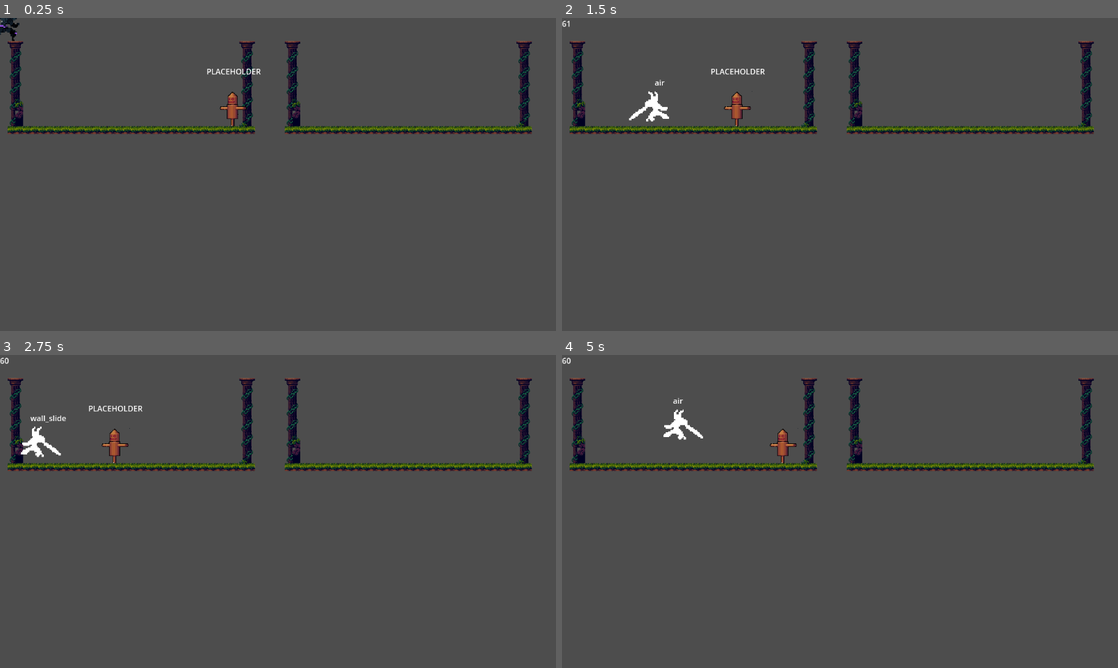
Above: before the commit, frames 1-4 (two rows, left to right).
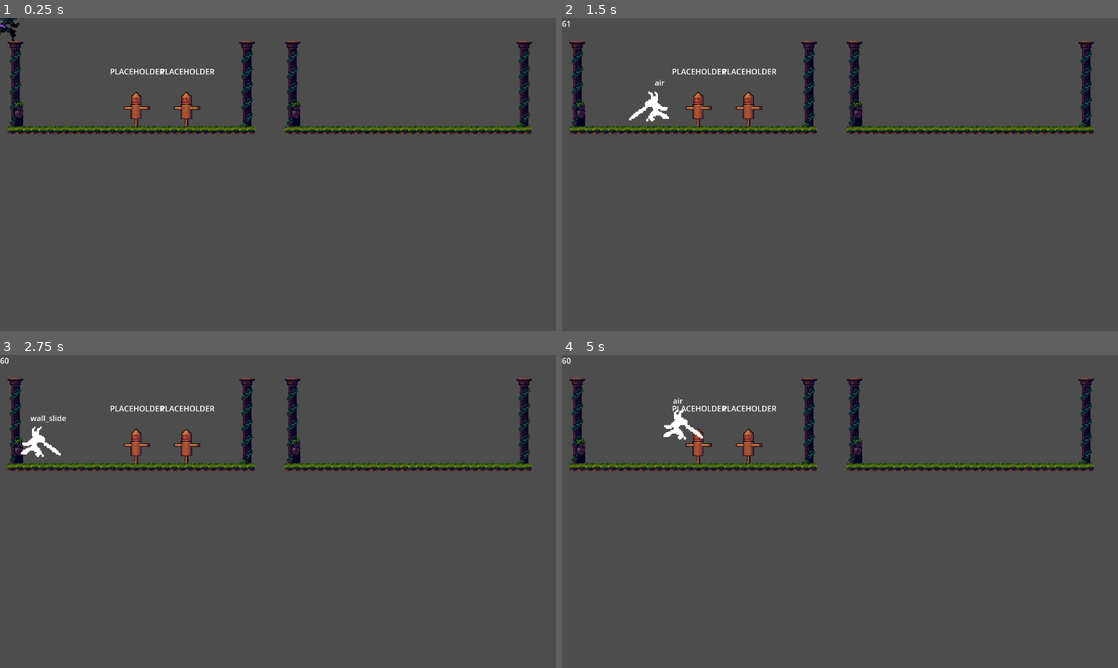
Above: after the commit, the same moments.

Repository: pablopenna/godot_learning
Game: Godot game, scene res://projects/state_machine/scenes/main.tscn
Two runs of this game, one before a commit and one after it. Both use one fixed random seed, a clock stepped at 60 frames per second and the inputs below. This scene is started directly instead of the project's main scene. The engine's default icon, where the game draws it, is replaced by a stand-in: a white triangle on a blue panel in a dark square.
Inputs:
- Up to frame 1 (0.25 s): no input
- Up to frame 2 (1.5 s): tap Enter (ui_accept) at 0.5 s; hold D (move_right) from 0.53 s (still down); tap J (attack) at 0.6, 1.35 s; tap Space (jump) at 0.77 s
- Up to frame 3 (2.75 s): tap Space (jump) at 1.52 s; release D (move_right) at 2.03 s; hold A (move_left) from 2.03 s (still down); hold Shift (dash) from 2.03 s (still down); tap J (attack) at 2.3 s
- Up to frame 4 (5 s): release A (move_left) at 2.78 s; release Shift (dash) at 2.78 s; hold D (move_right) 2.78-4.28 s; tap Ctrl (summon) at 2.85 s; tap Space (jump) at 3.02, 3.77, 4.52 s; tap J (attack) at 3.05, 3.6, 4.35 s; hold A (move_left) from 4.28 s (still down)

The runs differ from the first frame. In frame 1, 0.9% of the frame differs, in the area x 19-47%, y 16-35%; in frame 2, 0.8%; in frame 3, 0.8%; in frame 4, 0.8%.

Commit message:
Detect collision with environment in blink attack so it does not cross walls

Diff:
--- a/common/utils/physics_layers_names_utils.gd
+++ b/common/utils/physics_layers_names_utils.gd
@@ -23,7 +23,7 @@
 		if layer:
 			_layers_dict[layer] = pow(2, i)
 
-func get_collision_layer_from_name(name: StringName):
+func get_collision_layer_from_name(name: StringName) -> int:
 	if not _layers_dict.has(name):
 		push_error("Collision layer named %s does not exist" % name)
 	return _layers_dict[name]
--- /dev/null
+++ b/common/utils/raycast_utils.gd
@@ -0,0 +1,24 @@
+extends Node2D # I need a CanvasItem/Node2D to get the World2D instance so I will use it as auto-load to have a Node2D guaranteed in the tree
+
+func _query_raycast(world2D: World2D, initial_position: Vector2, target_position: Vector2, collision_mask: int, colliders_to_omit: Array, collide_with_areas: bool, collide_with_bodies: bool ) -> Dictionary:
+	var space = world2D.direct_space_state
+	var query: PhysicsRayQueryParameters2D = PhysicsRayQueryParameters2D.create(initial_position, target_position, collision_mask, colliders_to_omit)
+	query.set_collide_with_areas(collide_with_areas)
+	query.set_collide_with_bodies(collide_with_bodies)
+
+	return space.intersect_ray(query)
+
+func raycast(initial_position: Vector2, target_position: Vector2, collision_mask: int, colliders_to_omit = []) -> Dictionary:
+	return _query_raycast(_get_world(), initial_position, target_position, collision_mask, colliders_to_omit, true, true)
+
+func raycast_for_areas_only(initial_position: Vector2, target_position: Vector2, collision_mask: int, colliders_to_omit = []) -> Dictionary:
+	return _query_raycast(_get_world(), initial_position, target_position, collision_mask, colliders_to_omit, true, false)
+
+func raycast_for_bodies_only(initial_position: Vector2, target_position: Vector2, collision_mask: int, colliders_to_omit = []) -> Dictionary:
+	return _query_raycast(_get_world(), initial_position, target_position, collision_mask, colliders_to_omit, false, true)
+
+func does_result_contain_collider(raycast_result: Dictionary) -> bool:
+	return raycast_result != null and raycast_result.has('collider')
+
+func _get_world() -> World2D:
+	return self.get_world_2d() # Need to extend CanvasItem to be able to call this method
--- a/project.godot
+++ b/project.godot
@@ -20,6 +20,7 @@
 
 FpsCounter="*res://common/scenes/fps_counter/fps_counter.tscn"
 PhysicsLayersNamesUtils="*res://common/utils/physics_layers_names_utils.gd"
+RaycastUtils="*res://common/utils/raycast_utils.gd"
 
 [display]
 
--- a/projects/state_machine/scenes/main.tscn
+++ b/projects/state_machine/scenes/main.tscn
@@ -20,7 +20,12 @@
 [node name="Player" parent="." instance=ExtResource("3_yehho")]
 
 [node name="Dummy" parent="." instance=ExtResource("4_nxh17")]
-position = Vector2(458, 187)
+position = Vector2(387, 187)
+speed = 0
+
+[node name="Dummy2" parent="." instance=ExtResource("4_nxh17")]
+position = Vector2(283, 187)
+speed = 0
 
 [node name="NonHitboxArea2D" type="Area2D" parent="."]
 position = Vector2(907, 173)
--- a/projects/state_machine/scenes/player.tscn
+++ b/projects/state_machine/scenes/player.tscn
@@ -175,6 +175,8 @@
 
 [node name="blink_attack" type="Node" parent="StateManager"]
 script = ExtResource("15_7ck2g")
+attack_reach = 1000.0
+base_teleportation_after_attack_offset = Vector2(200, 0)
 
 [node name="HitboxData" type="Node" parent="StateManager/blink_attack"]
 script = ExtResource("13_uuxct")
--- a/projects/state_machine/scripts/states/attack/blink_attack.gd
+++ b/projects/state_machine/scripts/states/attack/blink_attack.gd
@@ -28,7 +28,8 @@
 func _scan_hurtboxes(): # raycast only returns a single result, which is the one it collides with first
 	var initial_position = managed_entity.global_position
 	var target_position = _get_target_position(initial_position)
-	var result = _query_raycast(initial_position, target_position)
+	var enemy_layer = PhysicsLayersNamesUtils.get_collision_layer_from_name(PhysicsLayersNamesUtils.ENEMY_HURTBOX)
+	var result = RaycastUtils.raycast(initial_position, target_position, enemy_layer)
 	print(result)
 
 	return _get_hurtbox_in_raycast_result(result)
@@ -37,20 +38,23 @@
 	hurtbox.receiveDamage($HitboxData)
 
 func _teleport_opposite_to_target_hurtbox(target: Hurtbox):
-	managed_entity.position = target.global_position + _get_teleportation_after_attack_offset()
+	var default_offset = target.global_position + _get_teleportation_after_attack_offset()
+	var environment_collision = _check_environment_collision(managed_entity.position, default_offset)
+	if environment_collision:
+		managed_entity.position.x = environment_collision.x
+	else:
+		managed_entity.position.x = default_offset.x
 
-func _query_raycast(initial_position: Vector2, target_position: Vector2) -> Dictionary:
-	var space = _get_world_2d().direct_space_state
-	var collision_mask = PhysicsLayersNamesUtils.get_collision_layer_from_name(
-		PhysicsLayersNamesUtils.ENEMY_HURTBOX
-	)
-	var query = PhysicsRayQueryParameters2D.create(initial_position, target_position, collision_mask, [])
-	query.set_collide_with_areas(true)
+func _check_environment_collision(initial_pos: Vector2, target_pos: Vector2):
+	var environment_layer = PhysicsLayersNamesUtils.get_collision_layer_from_name(PhysicsLayersNamesUtils.ENVIRONMENT)
+	var raycast_result = RaycastUtils.raycast(initial_pos, target_pos, environment_layer)
 
-	return space.intersect_ray(query)
+	if RaycastUtils.does_result_contain_collider(raycast_result):
+		return raycast_result.position
+	return null
 
 func _get_hurtbox_in_raycast_result(raycast_result: Dictionary):
-	if raycast_result != null and raycast_result.has('collider'):
+	if RaycastUtils.does_result_contain_collider(raycast_result):
 		var hurtbox = raycast_result.collider as Hurtbox
 		if hurtbox != null:
 			return hurtbox
@@ -66,11 +70,7 @@
 	return 1 if managed_entity.facing_direction == FacingDirectionUtils.FacingDirection.RIGHT else -1
 
 func _get_teleportation_after_attack_offset():
-	var facing_way = _get_attack_facing_way()
 	var teleportation_offset = base_teleportation_after_attack_offset
-	teleportation_offset.x = teleportation_offset.x * facing_way
+	teleportation_offset.x = teleportation_offset.x * _get_attack_facing_way()
 
 	return teleportation_offset
-
-func _get_world_2d() -> World2D:
-	return managed_entity.get_world_2d() # Need to get it from a CanvasItem
